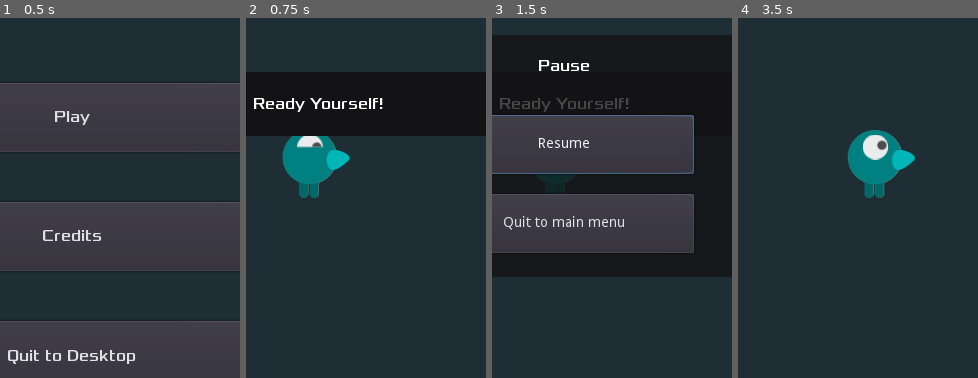
Above: before the commit, frames 1-4 (left to right).
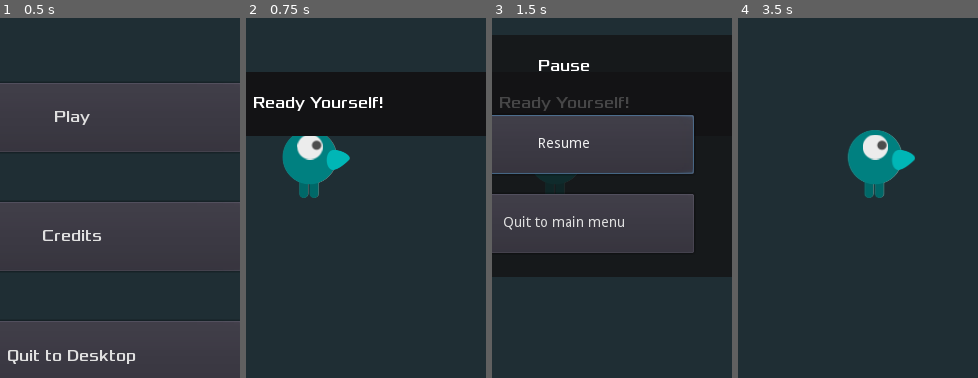
Above: after the commit, the same moments.

Repository: AlixBarreaux/dodge-the-beasties
Game: Godot game, scene res://scenes/Main.tscn
Two runs of this game, one before a commit and one after it. Both use one fixed random seed, a clock stepped at 60 frames per second and the inputs below.
Inputs (mouse positions are % of the whole screen's width and height, from its top left):
- Up to frame 1 (0.5 s): no input
- Up to frame 2 (0.75 s): click "Play" at 0.5 s
- Up to frame 3 (1.5 s): click (92, 5) at 1.25 s
- Up to frame 4 (3.5 s): click "Resume" at 2 s; tap Enter at 2.75 s; hold D (move_right) from 2.78 s (still down)
The pictures show only the part of the screen within x 35-85%, y 31-81%; the shares and areas given below are measured in that part.

Frame 1 is identical in both runs. In frame 2, 1.0% of the frame differs, in the area x 3-58%, y 21-40%; in frame 3, 0.4%; in frame 4, nothing differs.

Commit message:
Improve player animations with game events

Diff:
--- a/scenes/Player.tscn
+++ b/scenes/Player.tscn
@@ -95,6 +95,30 @@
 "update": 1,
 "values": [ 2 ]
 }
+tracks/1/type = "value"
+tracks/1/path = NodePath(".:rotation_degrees")
+tracks/1/interp = 1
+tracks/1/loop_wrap = true
+tracks/1/imported = false
+tracks/1/enabled = true
+tracks/1/keys = {
+"times": PoolRealArray( 0 ),
+"transitions": PoolRealArray( 1 ),
+"update": 0,
+"values": [ 0.0 ]
+}
+tracks/2/type = "value"
+tracks/2/path = NodePath(".:visible")
+tracks/2/interp = 1
+tracks/2/loop_wrap = true
+tracks/2/imported = false
+tracks/2/enabled = true
+tracks/2/keys = {
+"times": PoolRealArray( 0 ),
+"transitions": PoolRealArray( 1 ),
+"update": 1,
+"values": [ true ]
+}
 
 [sub_resource type="AnimationNodeAnimation" id=34]
 animation = "Die"
@@ -170,6 +194,18 @@
 "update": 0,
 "values": [ Vector2( 1, 1 ), Vector2( 0, 0 ) ]
 }
+tracks/2/type = "value"
+tracks/2/path = NodePath(".:visible")
+tracks/2/interp = 1
+tracks/2/loop_wrap = true
+tracks/2/imported = false
+tracks/2/enabled = false
+tracks/2/keys = {
+"times": PoolRealArray( 0.9 ),
+"transitions": PoolRealArray( 1 ),
+"update": 1,
+"values": [ false ]
+}
 
 [sub_resource type="Animation" id=48]
 resource_name = "Idle"
@@ -237,19 +273,19 @@
 [sub_resource type="Animation" id=13]
 length = 0.001
 tracks/0/type = "value"
-tracks/0/path = NodePath("BodySprite:position")
-tracks/0/interp = 1
-tracks/0/loop_wrap = true
-tracks/0/imported = false
-tracks/0/enabled = true
-tracks/0/keys = {
-"times": PoolRealArray( 0 ),
-"transitions": PoolRealArray( 1 ),
-"update": 0,
-"values": [ true ]
+tracks/0/path = NodePath(".:rotation_degrees")
+tracks/0/interp = 1
+tracks/0/loop_wrap = true
+tracks/0/imported = false
+tracks/0/enabled = true
+tracks/0/keys = {
+"times": PoolRealArray( 0 ),
+"transitions": PoolRealArray( 1 ),
+"update": 0,
+"values": [ 0.0 ]
 }
 tracks/1/type = "value"
-tracks/1/path = NodePath(".:rotation_degrees")
+tracks/1/path = NodePath(".:scale")
 tracks/1/interp = 1
 tracks/1/loop_wrap = true
 tracks/1/imported = false
@@ -258,10 +294,10 @@
 "times": PoolRealArray( 0 ),
 "transitions": PoolRealArray( 1 ),
 "update": 0,
-"values": [ 0.0 ]
+"values": [ Vector2( 1, 1 ) ]
 }
 tracks/2/type = "value"
-tracks/2/path = NodePath(".:scale")
+tracks/2/path = NodePath(".:visible")
 tracks/2/interp = 1
 tracks/2/loop_wrap = true
 tracks/2/imported = false
@@ -269,8 +305,8 @@
 tracks/2/keys = {
 "times": PoolRealArray( 0 ),
 "transitions": PoolRealArray( 1 ),
-"update": 0,
-"values": [ Vector2( 1, 1 ) ]
+"update": 1,
+"values": [ true ]
 }
 
 [sub_resource type="AnimationNodeAnimation" id=49]
@@ -304,6 +340,9 @@
 max_space = Vector2( 1, 5 )
 blend_mode = 1
 
+[sub_resource type="AnimationNodeAnimation" id=57]
+animation = "RESET"
+
 [sub_resource type="AnimationNodeStateMachineTransition" id=51]
 
 [sub_resource type="AnimationNodeStateMachineTransition" id=52]
@@ -311,16 +350,31 @@
 [sub_resource type="AnimationNodeStateMachineTransition" id=53]
 
 [sub_resource type="AnimationNodeStateMachineTransition" id=54]
+
+[sub_resource type="AnimationNodeStateMachineTransition" id=58]
+
+[sub_resource type="AnimationNodeStateMachineTransition" id=59]
+
+[sub_resource type="AnimationNodeStateMachineTransition" id=60]
+
+[sub_resource type="AnimationNodeStateMachineTransition" id=61]
+
+[sub_resource type="AnimationNodeStateMachineTransition" id=62]
+
+[sub_resource type="AnimationNodeStateMachineTransition" id=63]
 
 [sub_resource type="AnimationNodeStateMachine" id=8]
 states/Die/node = SubResource( 49 )
-states/Die/position = Vector2( 316, 174 )
+states/Die/position = Vector2( 493, 160 )
 states/Idle/node = SubResource( 50 )
-states/Idle/position = Vector2( 187, 88 )
+states/Idle/position = Vector2( 185, 88 )
 states/Move/node = SubResource( 18 )
-states/Move/position = Vector2( 451, 88 )
-transitions = [ "Idle", "Die", SubResource( 51 ), "Idle", "Move", SubResource( 52 ), "Move", "Idle", SubResource( 53 ), "Move", "Die", SubResource( 54 ) ]
+states/Move/position = Vector2( 493, 24 )
+states/RESET/node = SubResource( 57 )
+states/RESET/position = Vector2( 805, 88 )
+transitions = [ "Idle", "Die", SubResource( 51 ), "Idle", "Move", SubResource( 52 ), "Move", "Idle", SubResource( 53 ), "Move", "Die", SubResource( 54 ), "Die", "RESET", SubResource( 58 ), "RESET", "Idle", SubResource( 59 ), "Idle", "RESET", SubResource( 60 ), "RESET", "Move", SubResource( 61 ), "Move", "RESET", SubResource( 62 ), "RESET", "Die", SubResource( 63 ) ]
 start_node = "Idle"
+graph_offset = Vector2( -88, -28 )
 
 [sub_resource type="AnimationNodeStateMachinePlayback" id=9]
 
--- a/scenes/gui/GameOverMenu.tscn
+++ b/scenes/gui/GameOverMenu.tscn
@@ -31,6 +31,7 @@
 alignment = 1
 
 [node name="PlayAgainButton" type="Button" parent="HBoxContainer"]
+self_modulate = Color( 1, 1, 1, 0.72549 )
 margin_right = 105.0
 margin_bottom = 70.0
 size_flags_horizontal = 3
@@ -38,6 +39,7 @@
 text = "Play Again"
 
 [node name="QuitToMainMenuButton" type="Button" parent="HBoxContainer"]
+self_modulate = Color( 1, 1, 1, 0.72549 )
 margin_left = 135.0
 margin_right = 267.0
 margin_bottom = 70.0
--- a/scenes/gui/HUD.tscn
+++ b/scenes/gui/HUD.tscn
@@ -11,6 +11,72 @@
 
 [sub_resource type="DynamicFont" id=1]
 font_data = ExtResource( 3 )
+
+[sub_resource type="Animation" id=2]
+resource_name = "Game Over"
+tracks/0/type = "value"
+tracks/0/path = NodePath("../MessagePanel:rect_position")
+tracks/0/interp = 1
+tracks/0/loop_wrap = true
+tracks/0/imported = false
+tracks/0/enabled = true
+tracks/0/keys = {
+"times": PoolRealArray( 0, 1 ),
+"transitions": PoolRealArray( 1, 1 ),
+"update": 0,
+"values": [ Vector2( 72, -226 ), Vector2( 72, 276 ) ]
+}
+tracks/1/type = "value"
+tracks/1/path = NodePath("../GameOverMenu:rect_position")
+tracks/1/interp = 1
+tracks/1/loop_wrap = true
+tracks/1/imported = false
+tracks/1/enabled = true
+tracks/1/keys = {
+"times": PoolRealArray( 0, 1 ),
+"transitions": PoolRealArray( 1, 1 ),
+"update": 0,
+"values": [ Vector2( 72, -263 ), Vector2( 72, 239 ) ]
+}
+tracks/2/type = "value"
+tracks/2/path = NodePath("../GameOverMenu/HBoxContainer/PlayAgainButton:disabled")
+tracks/2/interp = 1
+tracks/2/loop_wrap = true
+tracks/2/imported = false
+tracks/2/enabled = true
+tracks/2/keys = {
+"times": PoolRealArray( 0, 1 ),
+"transitions": PoolRealArray( 1, 1 ),
+"update": 1,
+"values": [ true, false ]
+}
+tracks/3/type = "value"
+tracks/3/path = NodePath("../GameOverMenu/HBoxContainer/QuitToMainMenuButton:disabled")
+tracks/3/interp = 1
+tracks/3/loop_wrap = true
+tracks/3/imported = false
+tracks/3/enabled = true
+tracks/3/keys = {
+"times": PoolRealArray( 0, 1 ),
+"transitions": PoolRealArray( 1, 1 ),
+"update": 1,
+"values": [ true, false ]
+}
+
+[sub_resource type="Animation" id=3]
+length = 0.001
+tracks/0/type = "value"
+tracks/0/path = NodePath("../GameOverMenu:rect_position")
+tracks/0/interp = 1
+tracks/0/loop_wrap = true
+tracks/0/imported = false
+tracks/0/enabled = true
+tracks/0/keys = {
+"times": PoolRealArray( 0 ),
+"transitions": PoolRealArray( 1 ),
+"update": 0,
+"values": [ Vector2( 72, 239 ) ]
+}
 
 [node name="HUD" type="CanvasLayer"]
 script = ExtResource( 5 )
@@ -132,7 +198,10 @@
 one_shot = true
 
 [node name="GameOverMenu" parent="." instance=ExtResource( 8 )]
-visible = false
+margin_left = 72.0
+margin_top = 239.0
+margin_right = 409.0
+margin_bottom = 481.0
 theme = ExtResource( 2 )
 
 [node name="MessagePanel" type="Panel" parent="."]
@@ -145,7 +214,7 @@
 margin_left = -168.0
 margin_top = -84.0
 margin_right = 169.0
-margin_bottom = -20.0
+margin_bottom = -20.0001
 mouse_filter = 2
 size_flags_vertical = 4
 __meta__ = {
@@ -164,5 +233,12 @@
 [node name="PauseMenu" parent="." instance=ExtResource( 7 )]
 visible = false
 
+[node name="AnimationPlayer" type="AnimationPlayer" parent="."]
+root_node = NodePath("../MainMenu")
+"anims/Game Over" = SubResource( 2 )
+anims/RESET = SubResource( 3 )
+
 [connection signal="pressed" from="MainMenu/VBoxContainer/PlayButton" to="." method="_on_PlayButton_pressed"]
 [connection signal="timeout" from="MessageTimer" to="." method="_on_MessageTimer_timeout"]
+
+[editable path="GameOverMenu"]
--- a/scripts/gui/game_over_menu.gd.gd
+++ b/scripts/gui/game_over_menu.gd.gd
@@ -3,6 +3,11 @@
 
 
 # ----------------- DECLARE VARIABLES -----------------
+
+
+# Node References
+onready var first_element_to_focus: Button = $HBoxContainer/PlayAgainButton
+
 
 # ---------------------- RUN CODE ---------------------
 
@@ -29,3 +34,5 @@
 func _on_GameOverMenu_visibility_changed() -> void:
 	if self.visible:
 		Global.can_pause_menu_show = false
+		first_element_to_focus.grab_focus()
+	return
--- a/scripts/gui/hud.gd
+++ b/scripts/gui/hud.gd
@@ -15,6 +15,7 @@
 onready var play_button: Button = main_menu.get_node("VBoxContainer/PlayButton")
 onready var credits_button: Button = main_menu.get_node("VBoxContainer/CreditsButton")
 onready var quit_to_desktop_button: Button = main_menu.get_node("VBoxContainer/QuitToDesktopButton")
+onready var animation_player: AnimationPlayer = $AnimationPlayer
 
 
 ################################# RUN THE CODE #################################
@@ -69,7 +70,9 @@
 
 func on_player_defeated() -> void:
 	show_game_over()
+	animation_player.play("Game Over")
 	return
+
 
 func show_game_over() -> void:
 	game_over_menu.show()
--- a/scripts/player.gd
+++ b/scripts/player.gd
@@ -76,6 +76,7 @@
 	self.direction = self.direction.normalized()
 
 
+
 	self.position += self.direction * self.current_speed * delta
 	self.position.x = clamp(self.position.x, 0, screen_size.x)
 	self.position.y = clamp(self.position.y, 0, screen_size.y)
@@ -122,35 +123,46 @@
 # Initialize the player
 func start(new_position: Vector2) -> void:
 	self.position = new_position
-	enable()
+	self.spawn()
 
 
 func _on_Player_body_entered(_body: PhysicsBody2D) -> void:
 	die()
-	Events.emit_signal("player_defeated")
 
 
 func die() -> void:
+	print(self.name, " die()")
 	animation_node_sm_playback.travel("Die")
-	self.disable()
+	eye_animation_node_sm_playback.travel("Die")
+	Events.emit_signal("player_defeated")
+#	self.disable()
+	return
+
+
+func spawn() -> void:
+	animation_player.play("RESET")
+	eye_animation_player.play("RESET")
+
+	self.enable()
+
+	animation_node_sm_playback.travel("Idle")
+	eye_animation_node_sm_playback.travel("Prepare")
+
 	return
 
 
 func enable() -> void:
-	self.show()
+	print(self.name, " enable()")
 	collision_shape_2d.disabled = false
 	return
 
 
 func disable() -> void:
-	self.hide()
+	print(self.name, " disable()")
 	collision_shape_2d.set_deferred("disabled", true)
 	return
 
 
-
-
 func _on_MobDetectZone_body_entered(body: PhysicsBody2D) -> void:
-	print(self.name + "Player eye looking at: " + body.name)
 	self.eye_target = body
 	return
Not shown: 1 places in scenes/Player.tscn that only renumber resources
Not shown: 1 places in scenes/gui/HUD.tscn that only renumber resources
